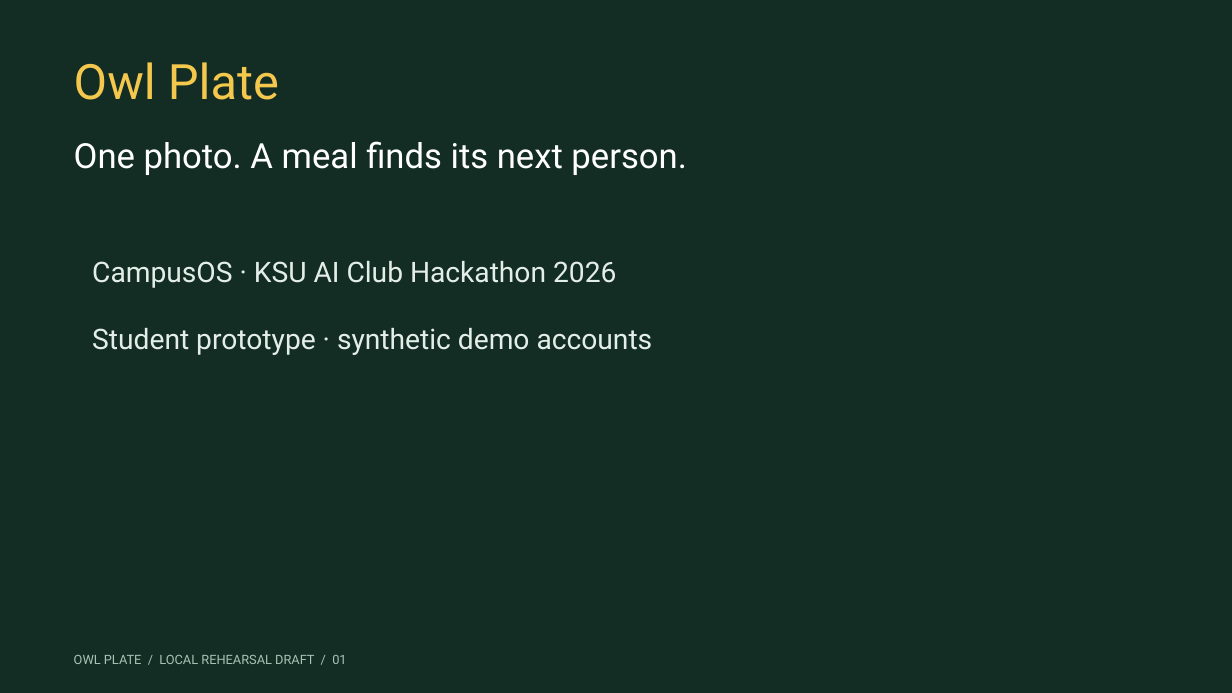
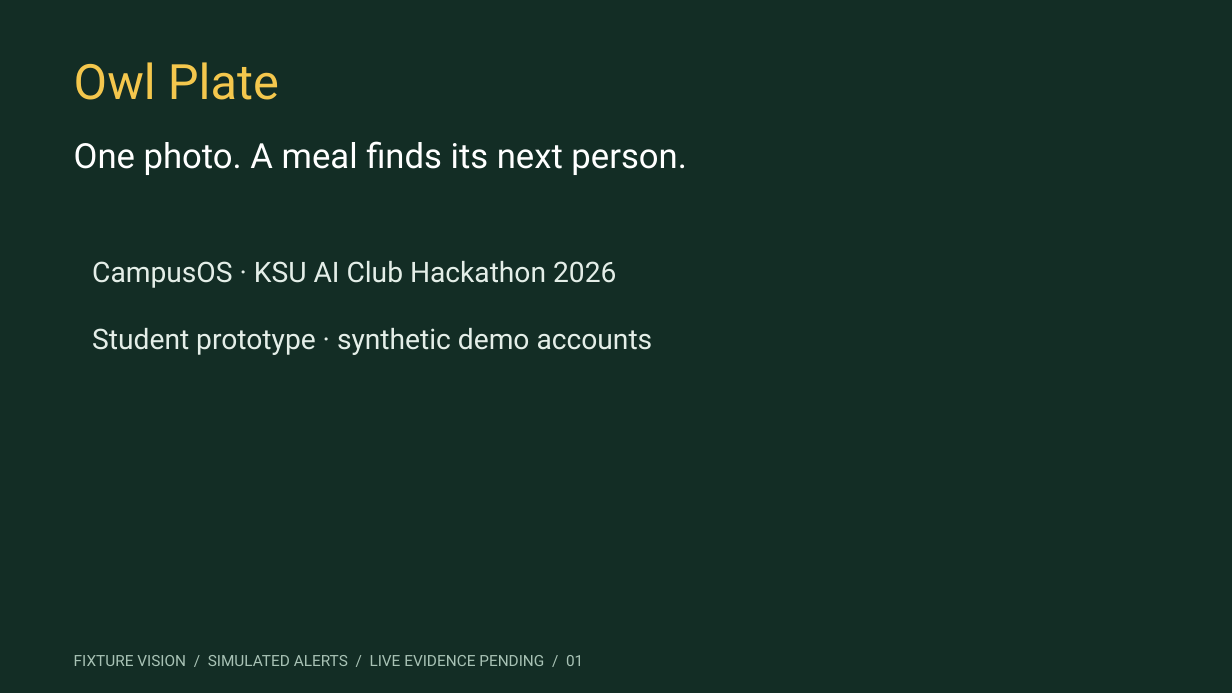
Before and after one commit to johaankjis/owl-plate, a slide deck: slide 1 of submission/Owl_Plate_Pitch.pptx. Drawn at 1232x693 pixels with LibreOffice and Linux fonts; fonts in the diff are those of the drawing. Boxes give left, top, right and bottom in pixels: in the first picture for what was removed or moved away, otherwise in the second. Text is boxed around its words. In the diff, an @@ line names an element or a change of style, - is before the commit and + after.

```diff
--- a/submission/Owl_Plate_Pitch.pptx
+++ b/submission/Owl_Plate_Pitch.pptx
@@ text at [74, 655, 583, 666]: text changed; size 10 to 12 pt @@
-OWL PLATE / LOCAL REHEARSAL DRAFT / 01
+FIXTURE VISION / SIMULATED ALERTS / LIVE EVIDENCE PENDING / 01
```
Also in this commit, not shown: 6 other slides changed, 33 other files.
